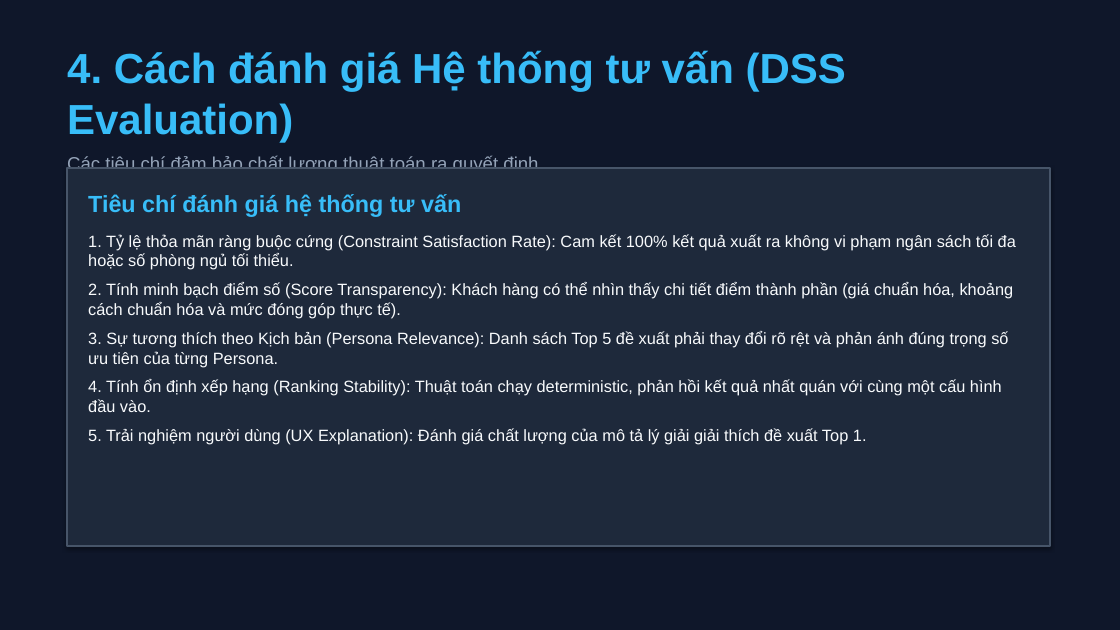
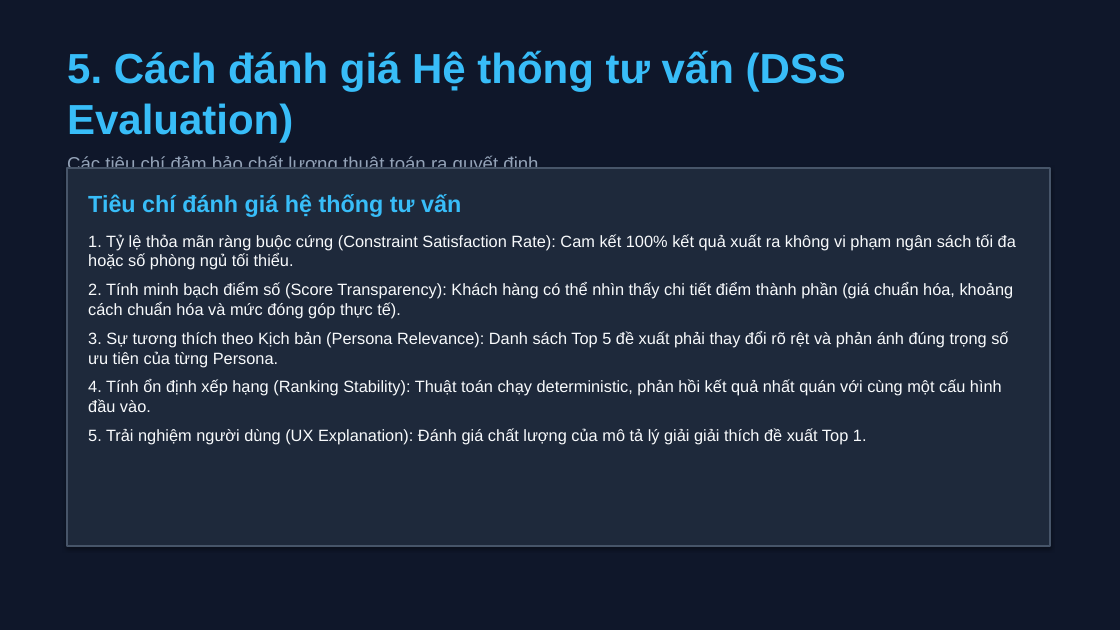
Before and after one commit to minhtien0498/IT2041_G8_DecisionMaking, a slide deck: slide 6 of outputs/midterm_presentation.pptx (slide 5 before the commit). Drawn at 1120x630 pixels with LibreOffice and Linux fonts; fonts in the diff are those of the drawing. Boxes give left, top, right and bottom in pixels: in the first picture for what was removed or moved away, otherwise in the second. Text is boxed around its words. In the diff, an @@ line names an element or a change of style, - is before the commit and + after.

```diff
--- a/outputs/midterm_presentation.pptx
+++ b/outputs/midterm_presentation.pptx
@@ text at [67,50,846,142]: text changed @@
-4. Cách đánh giá Hệ thống tư vấn (DSS Evaluation)
+5. Cách đánh giá Hệ thống tư vấn (DSS Evaluation)
```
Also in this commit, not shown: 3 other slides changed, 1 slide added, 1 other file.
